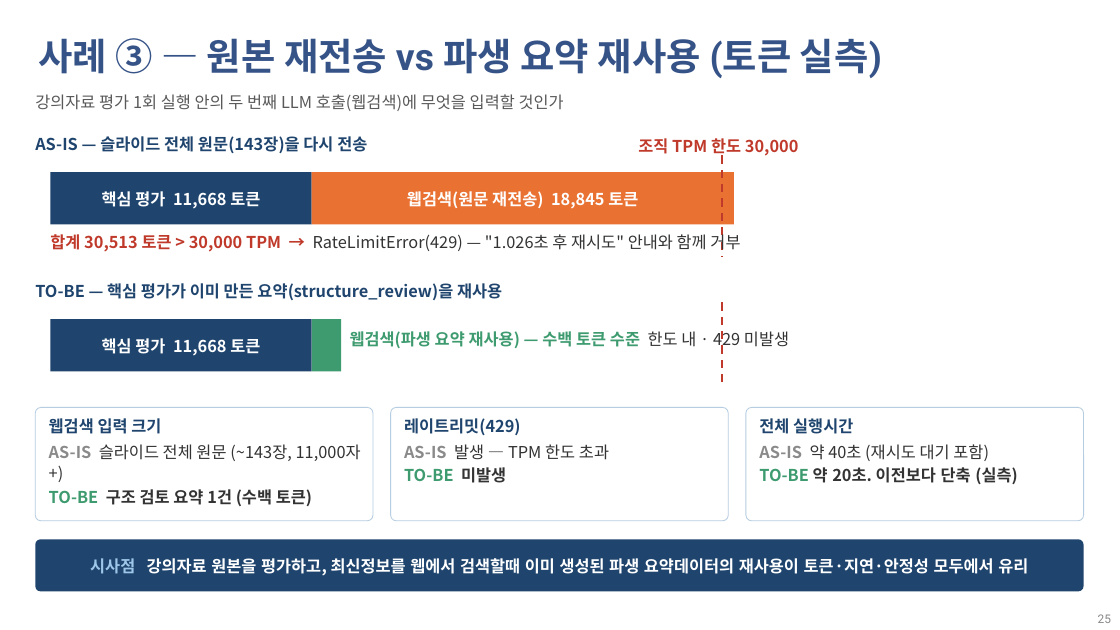
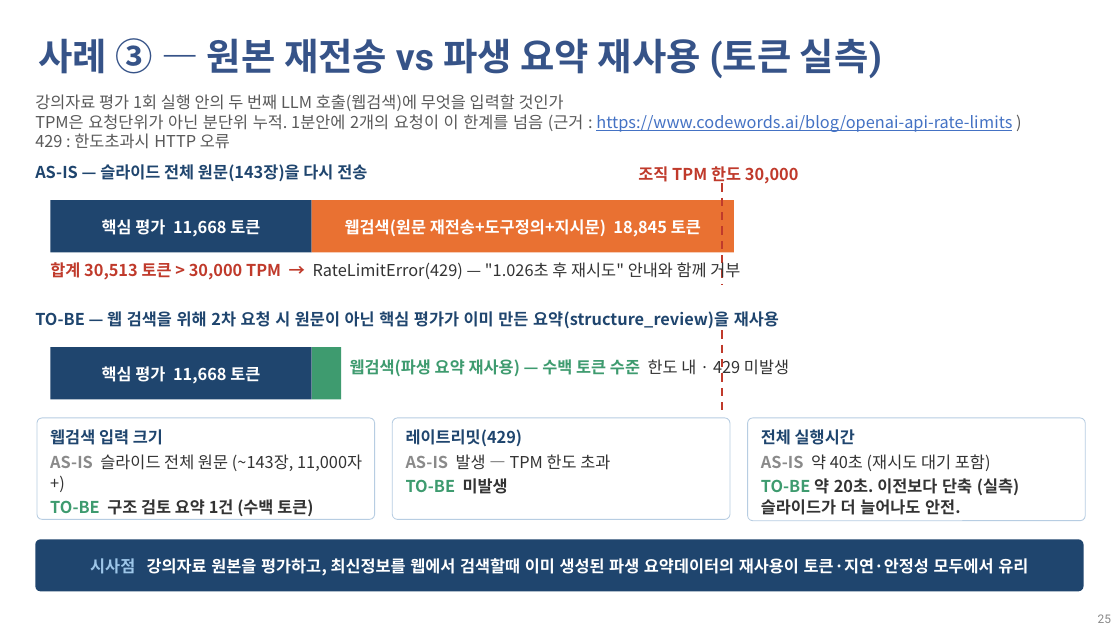
Before and after one commit to rockfe99/dsacontents, a slide deck: slide 25 of 참고파일/강의 컨텐츠 관리 시스템_박수연_박희용_260807.pptx. Drawn at 1120x630 pixels with LibreOffice and Linux fonts; fonts in the diff are those of the drawing; background and template pictures are left out. Boxes give left, top, right and bottom in pixels: in the first picture for what was removed or moved away, otherwise in the second. Text is boxed around its words. In the diff, an @@ line names an element or a change of style, - is before the commit and + after.

```diff
--- a/참고파일/강의 컨텐츠 관리 시스템_박수연_박희용_260807.pptx
+++ b/참고파일/강의 컨텐츠 관리 시스템_박수연_박희용_260807.pptx
@@ text at [35, 114, 1012, 149]: paragraphs added @@
+TPM은 요청단위가 아닌 분단위 누적. 1분안에 2개의 요청이 이 한계를 넘음 (근거 : https://www.codewords.ai/blog/openai-api-rate-limits )
+429 : 한도초과시 HTTP 오류
@@ text in rectangle at [345, 219, 701, 237]: text changed @@
-웹검색(원문 재전송) 18,845 토큰
+웹검색(원문 재전송+도구정의+지시문) 18,845 토큰
@@ text "합계 30,513 토큰 > 30,000 ...": place and size @@
-text "합계 30,513 토큰 > 30,000 ..." at [50, 232, 740, 252]
+text "합계 30,513 토큰 > 30,000 ..." at [50, 260, 740, 280]
@@ text at [35, 309, 779, 331]: text changed @@
-TO-BE — 핵심 평가가 이미 만든 요약(structure_review)을 재사용
+TO-BE — 웹 검색을 위해 2차 요청 시 원문이 아닌 핵심 평가가 이미 만든 요약(structure_review)을 재사용
@@ 4 rectangles, 3 texts, 2 lines: place and size @@
-4 rectangles, 3 texts, 2 lines at [35, 136, 799, 386]
+4 rectangles, 3 texts, 2 lines at [35, 164, 799, 414]
@@ rounded rectangle "웹검색 입력 크기": place and size @@
-rounded rectangle "웹검색 입력 크기" at [35, 408, 373, 521]
+rounded rectangle "웹검색 입력 크기" at [37, 418, 375, 520]
@@ rounded rectangle "레이트리밋(429)": place and size @@
-rounded rectangle "레이트리밋(429)" at [391, 408, 728, 521]
+rounded rectangle "레이트리밋(429)" at [392, 418, 730, 520]
@@ rounded rectangle "전체 실행시간": place and size @@
-rounded rectangle "전체 실행시간" at [746, 408, 1084, 521]
+rounded rectangle "전체 실행시간" at [748, 418, 1086, 521]
@@ text in rounded rectangle at [761, 499, 961, 515]: paragraph added @@
+슬라이드가 더 늘어나도 안전.
```
Also in this commit, not shown: 2 other slides changed, 1 slide added, 2 other files.
